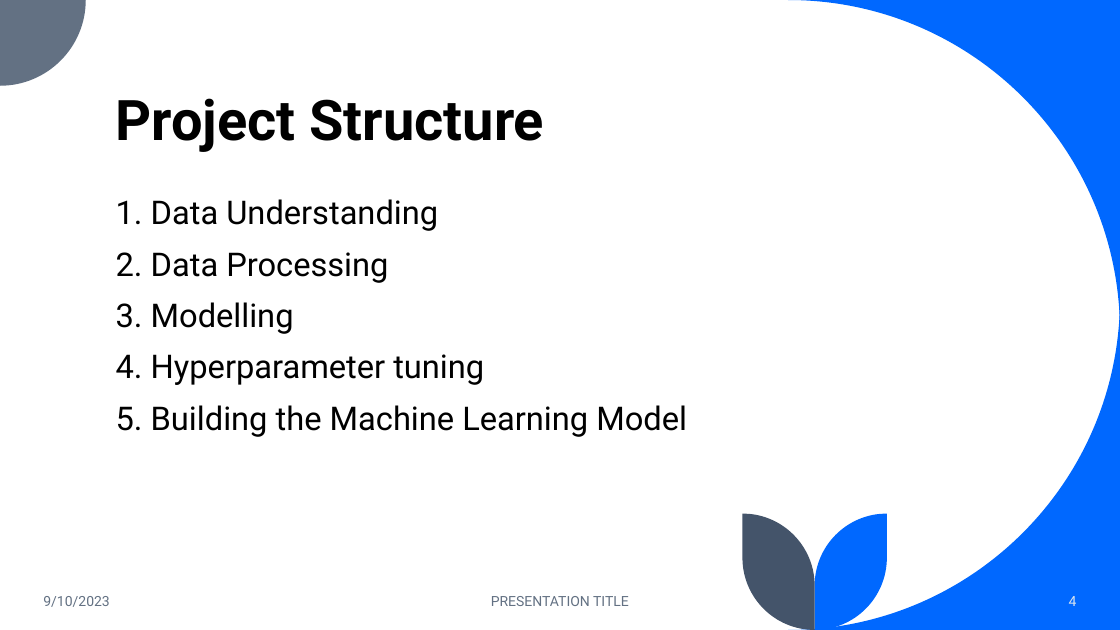
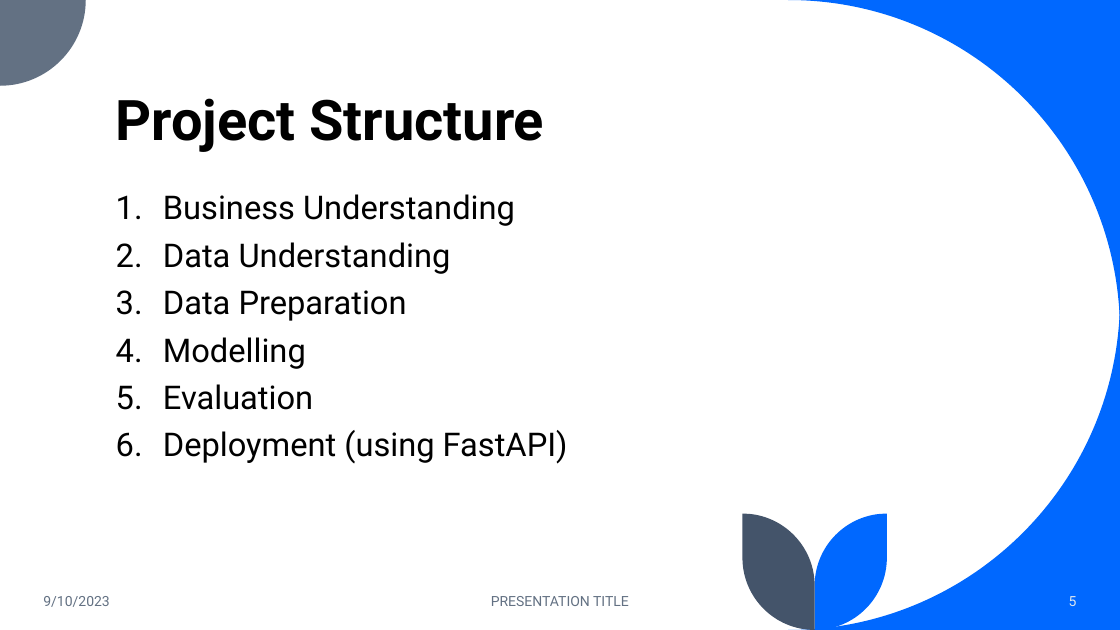
Before and after one commit to kwabenaboateng/AZUBI-CAPSTONE-PROJECT, a slide deck: slide 5 of Income Prediction Challenge for Azubian - PPT.pptx (slide 4 before the commit). Drawn at 1120x630 pixels with LibreOffice and Linux fonts; fonts in the diff are those of the drawing. Boxes give left, top, right and bottom in pixels: in the first picture for what was removed or moved away, otherwise in the second. Text is boxed around its words. In the diff, an @@ line names an element or a change of style, - is before the commit and + after.

```diff
--- a/Income Prediction Challenge for Azubian - PPT.pptx
+++ b/Income Prediction Challenge for Azubian - PPT.pptx
@@ text at [163, 194, 568, 464]: text changed @@
-1. Data Understanding
-2. Data Processing
-3. Modelling
-4. Hyperparameter tuning
-5. Building the Machine Learning Model
+1. Business Understanding
+2. Data Understanding
+3. Data Preparation
+4. Modelling
+5. Evaluation
+6. Deployment (using FastAPI)
@@ page number at [1069, 596, 1077, 606]: text changed @@
-4
+5
```
Also in this commit, not shown: 6 other slides changed, 3 slides added, 11 slides removed, 8 other files.
